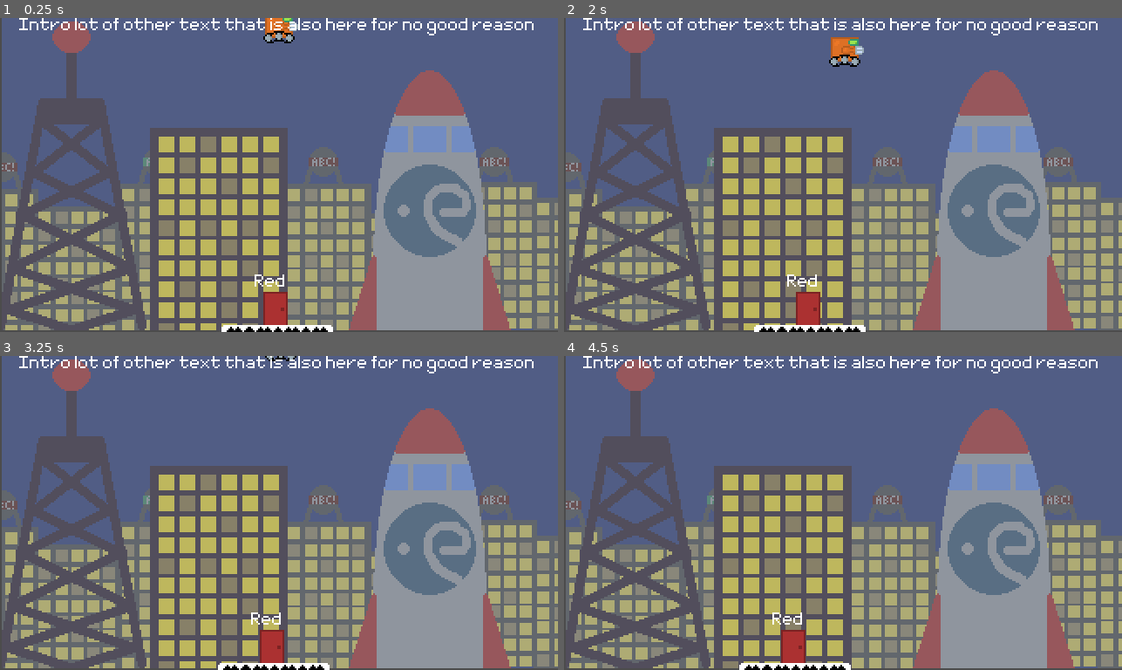
Above: before the commit, frames 1-4 (two rows, left to right).
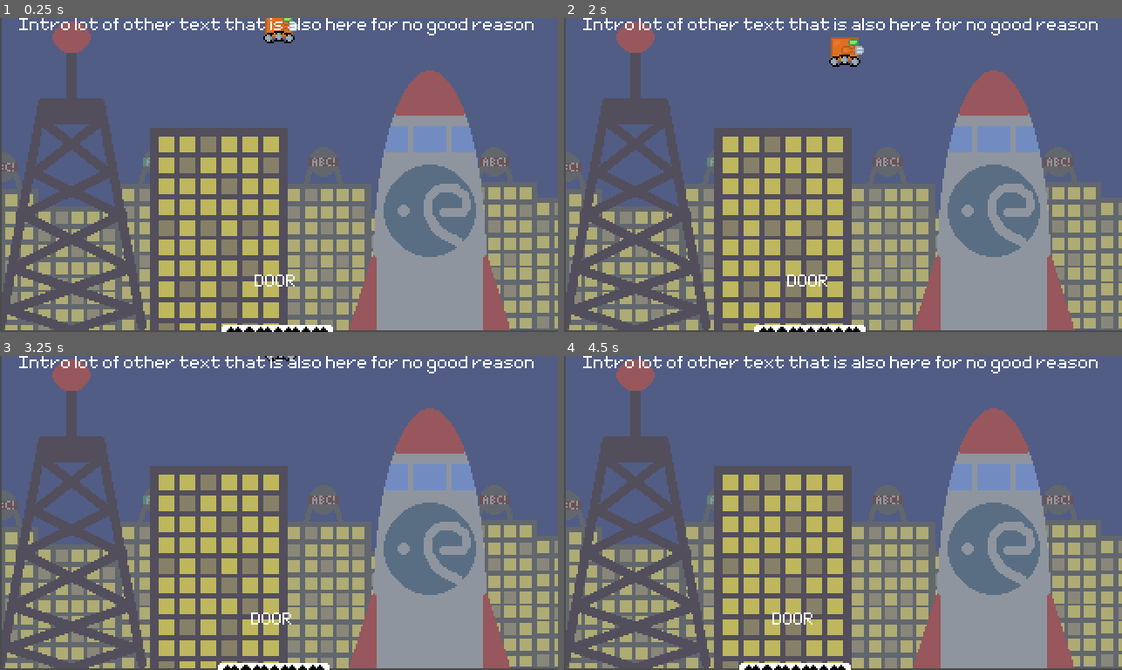
Above: after the commit, the same moments.

Repository: wagenrace/Platformer
Game: Godot game, scene res://World.tscn
Same seed, same stepped clock (60 frames per second), same inputs: the game is played once before the commit and once after it.
Inputs:
- Up to frame 1 (0.25 s): no input
- Up to frame 2 (2 s): tap Enter (ui_accept) at 0.5, 0.77, 1.52 s; hold Right (ui_right) from 0.53 s (still down); tap R at 0.6, 1.35 s
- Up to frame 3 (3.25 s): release Right (ui_right) at 2.03 s; hold Left (ui_left) 2.03-2.78 s; tap R at 2.1, 2.85 s; hold Right (ui_right) from 2.78 s (still down); tap Enter (ui_accept) at 3.02 s
- Up to frame 4 (4.5 s): tap R at 3.6, 4.35 s; tap Enter (ui_accept) at 3.77 s; release Right (ui_right) at 4.28 s; hold Left (ui_left) from 4.28 s (still down)

The runs differ from the first frame. In frame 1, 0.6% of the frame differs, in the area x 45-53%, y 81-98%; in frame 2, 0.6%; in frame 3, 0.6%; in frame 4, 0.6%.
Error in both runs: Invalid get index 'CurrentLevel' (on base: 'Nil'). (res://GUI.gd:6)

Commit message:
only show doors if label is set
Signed-off-by: tomnijhof <tom.nijhof@cytosmart.com>

Diff:
--- a/project/Door.gd
+++ b/project/Door.gd
@@ -10,7 +10,12 @@
 	get_node("Sprite").texture = tex
 
 func assing_door_label(tex: String):
-	get_node("Label").text = tex
+	print(tex)
+	if not tex:
+		get_node("Sprite").visible = false
+	else:
+		get_node("Sprite").visible = true
+		get_node("Label").text = tex
 
 func _input(event):
 	if event.is_action_pressed("ui_accept"):
--- a/project/Door.tscn
+++ b/project/Door.tscn
@@ -14,6 +14,7 @@
 script = ExtResource( 2 )
 
 [node name="Sprite" type="Sprite" parent="."]
+visible = false
 position = Vector2( 16, -16 )
 
 [node name="CollisionShape2D" type="CollisionShape2D" parent="."]
--- a/project/World.tscn
+++ b/project/World.tscn
@@ -484,17 +484,14 @@
 [node name="DoorRed" parent="TileMap" instance=ExtResource( 5 )]
 position = Vector2( -17, 176 )
 spriteDoor = ExtResource( 9 )
-level_name = "Red"
 
 [node name="DoorBlue" parent="TileMap" instance=ExtResource( 5 )]
 position = Vector2( -47, -19 )
 spriteDoor = ExtResource( 6 )
-level_name = "Blue"
 
 [node name="DoorGreen" parent="TileMap" instance=ExtResource( 5 )]
 position = Vector2( 24, -21 )
 spriteDoor = ExtResource( 7 )
-level_name = "Green"
 
 [node name="Player" parent="." instance=ExtResource( 1 )]
 position = Vector2( 1, 1 )
Not shown, changed: project/export_presets.cfg
